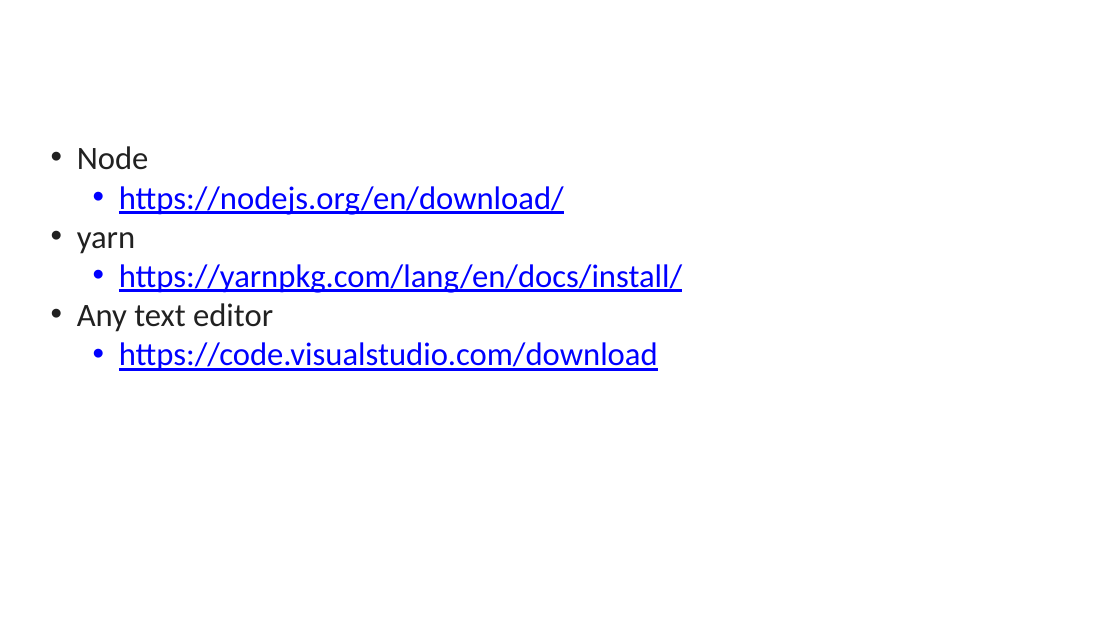
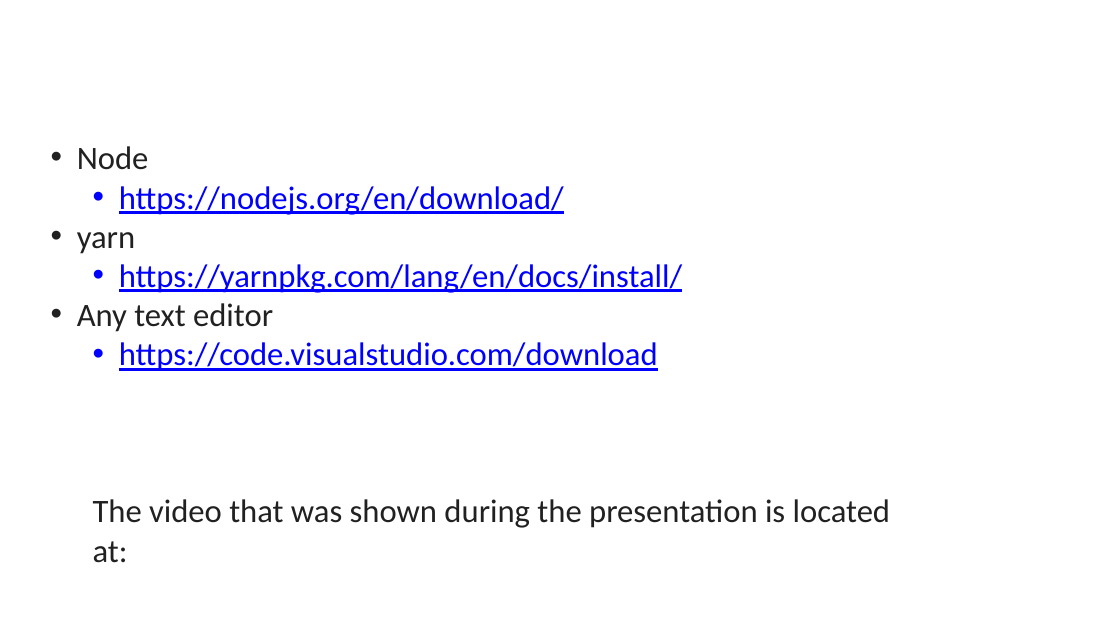
Before and after one commit to billyz313/react_demo, a slide deck: slide 7 of Notes/sage_sco_git_react_demo.pptx. Drawn at 1120x630 pixels with LibreOffice and Linux fonts; fonts in the diff are those of the drawing; background and template pictures are left out. Boxes give left, top, right and bottom in pixels: in the first picture for what was removed or moved away, otherwise in the second. Text is boxed around its words. In the diff, an @@ line names an element or a change of style, - is before the commit and + after.

Commit message:
added presentation video

```diff
--- a/Notes/sage_sco_git_react_demo.pptx
+++ b/Notes/sage_sco_git_react_demo.pptx
@@ text at bbox=[93, 499, 890, 563]: paragraph added @@
+  The video that was shown during the presentation is located at:
```
Also in this commit, not shown: 2 other files.
